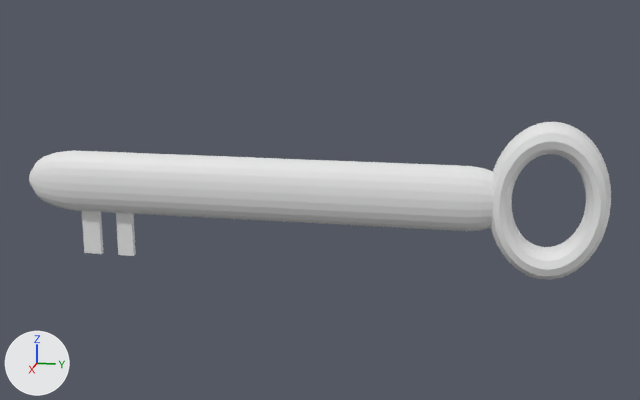
What one commit did to the Blender file Assets/pickups.blend.
Rendered twice from a camera (50 mm lens) standing at (12.12, 2.6, 2.89) and looking at (-0.02, 0.18, -0.14). Every picture has the same lights, and +X, +Y and +Z are marked at lower left. The same objects are shown in both versions, whatever each file hides.

Before the edit, the objects in view are built like this:
```python
me_cylinder_001 = bpy.data.meshes.new('Cylinder.001')
me_cylinder_001.from_pydata(...)  # 910 vertices, 910 faces; spans x -0.3..0.3, y -1.14..1.09, z -0.56..0.59
ob_cylinder = bpy.data.objects.new('Cylinder', me_cylinder_001)
ob_cylinder.location = (0.0, 0.0, 0.0)
ob_cylinder.rotation_euler = (1.571, 0.0, 0.0)  # degrees (90, 0, 0)
ob_cylinder.scale = (1.0, 1.0, 7.41)
```
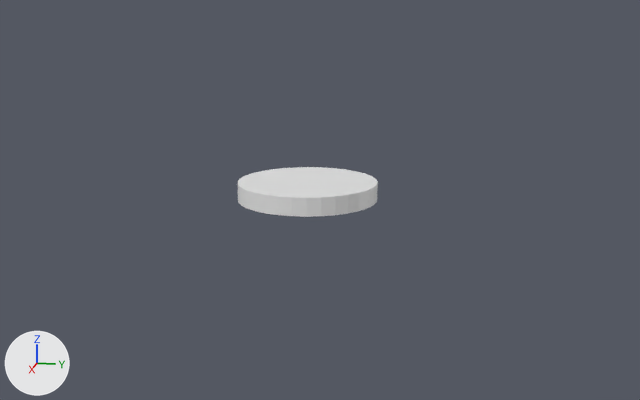
Changed parts and their boxes [x1, y1, x2, y2] in the pictures (640 x 400 px):
```json
{"object": "Cylinder", "change": "reshaped, rescaled, turned", "before": [29, 122, 611, 279], "after": [238, 167, 378, 217]}
```

Scene script edits in JSON lines:
```json
{"op": "add", "block": "me_cylinder", "code": ["me_cylinder = bpy.data.meshes.new('Cylinder')", "me_cylinder.from_pydata(...)  # a 32-sided cylinder along z spanning x -1.0..1.0, y -1.0..1.0, z -1.0..1.0"]}
{"op": "set", "path": "ob_cylinder", "old": "bpy.data.objects.new('Cylinder', me_cylinder_001)", "new": "bpy.data.objects.new('Cylinder', me_cylinder)"}
{"op": "set", "path": "ob_cylinder.rotation_euler", "old": "(1.571, 0.0, 0.0)", "new": "(0.0, 0.0, 0.0)", "note": "degrees (90, 0, 0) -> degrees (0, 0, 0)"}
{"op": "set", "path": "ob_cylinder.scale", "old": "(1.0, 1.0, 7.41)", "new": "(1.0, 1.0, 0.129)"}
```
